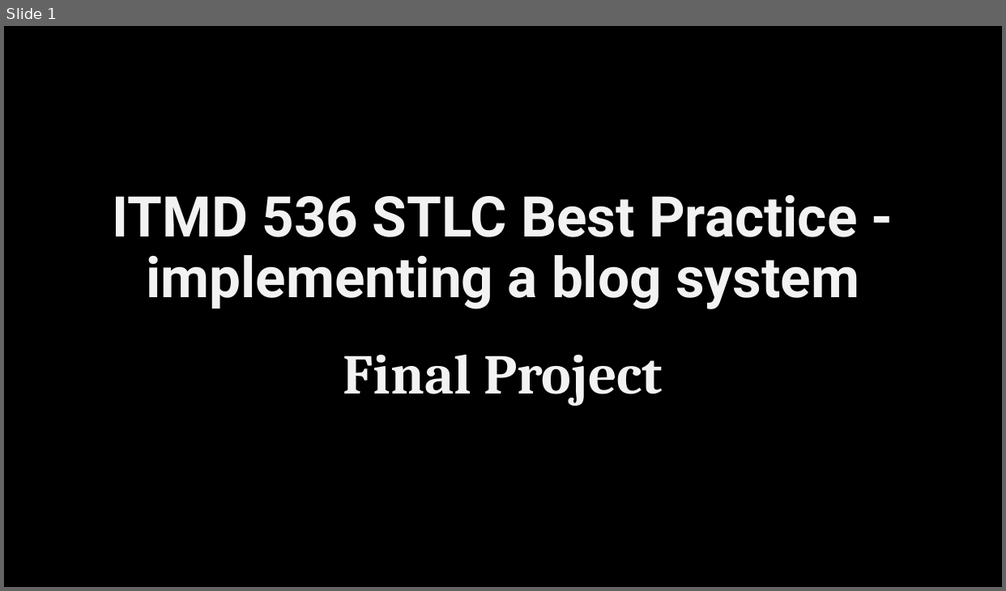
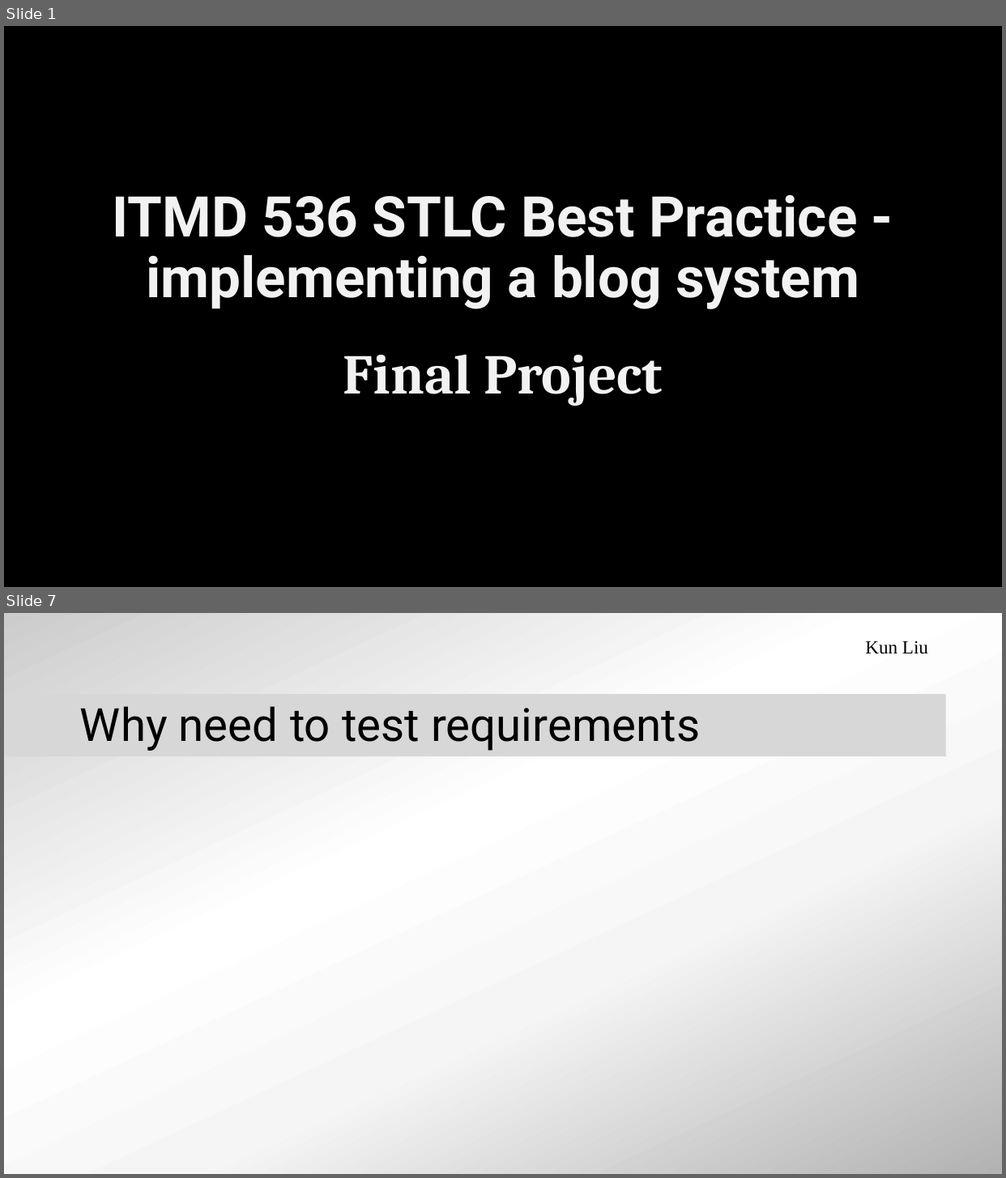
Before and after one commit to tubzby/itmd536, a slide deck: doc/STLC Best Practice - implementing a blog system.pptx. Shown one above the other, each under a label of ours: slide 1 before the commit, slides 1 and 7 after it; the slides between them are not shown. The pictures are 1006x591 and 1006x1178 pixels, drawn with LibreOffice and Linux fonts; fonts in the diff are those of the drawing; background and template pictures are left out. Boxes give left, top, right and bottom in pixels: in the first picture for what was removed or moved away, otherwise in the second. Text is boxed around its words. In the diff, an @@ line names an element or a change of style, - is before the commit and + after.

Commit message:
add requirement specification v1.0.2

```diff
--- a/doc/STLC Best Practice - implementing a blog system.pptx
+++ b/doc/STLC Best Practice - implementing a blog system.pptx
@@ slide 7 added at bbox=[4, 613, 1002, 1174], background gradient #B2B2B2 to #F5F5F5 to #FFFFFF to #CCCCCC; not listed: 1 template element that a slide beside it also shows @@
@@ text added at bbox=[865, 641, 928, 654], 18 pt, text #000000 @@
+Kun Liu
@@ title added at bbox=[80, 706, 700, 751], 44 pt, text #000000 @@
+Why need to test requirements
```
Also in this commit, not shown: 5 other slides added, 5 slides removed, 5 other files.
